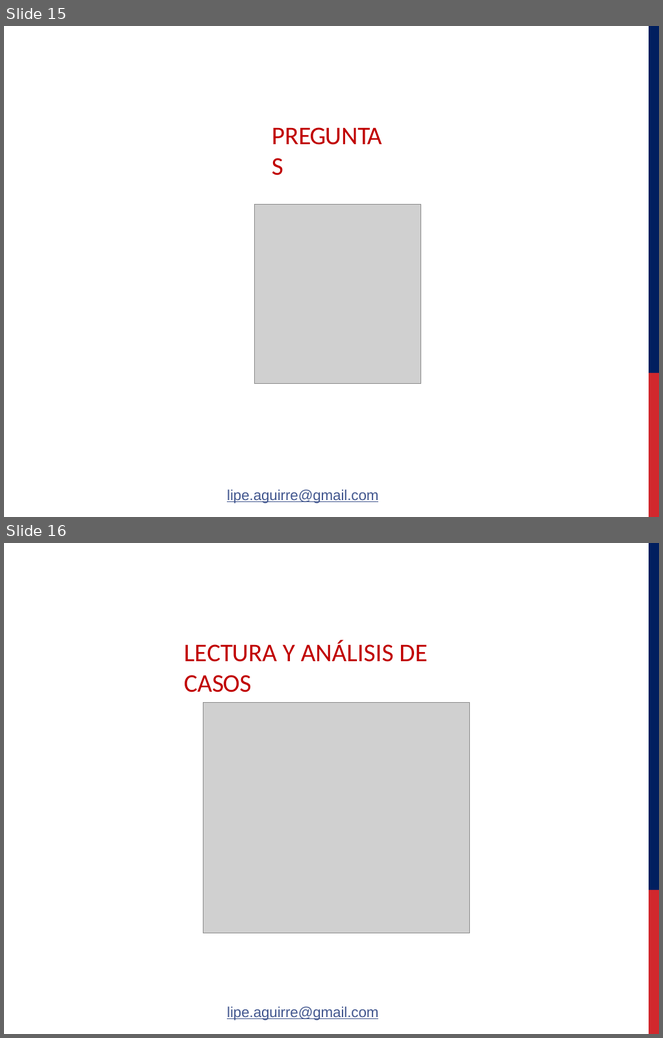
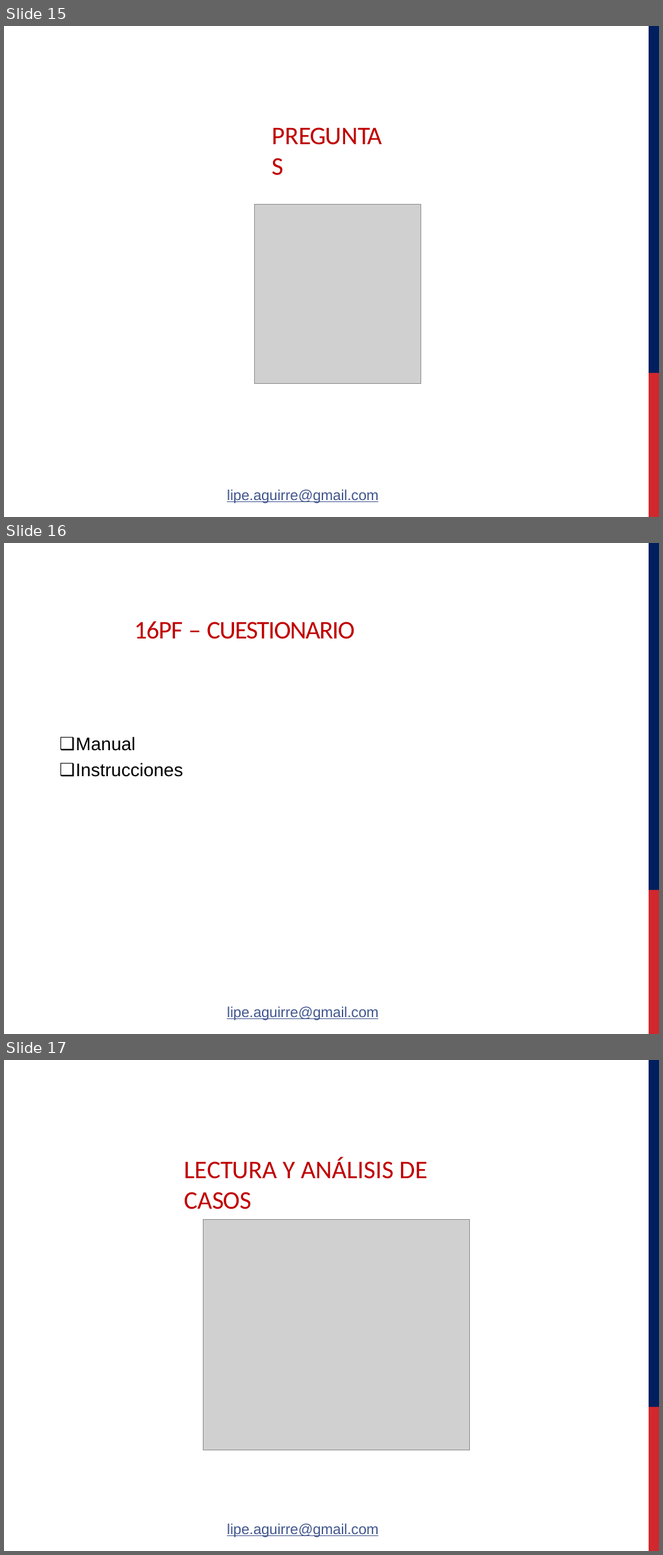
Before and after one commit to felipeaguirre66/FavaloroPerso, a slide deck: Clase 1/Powers/Aguirre - Psicologia de la Personalidad clase Practico 1° 16PF - Lectura de casos - Lic Sanchez Sanda.pptx. Shown one above the other, each under a label of ours: slides 15 and 16 before the commit, slides 15, 16 and 17 after it. The pictures are 663x1038 and 663x1555 pixels, drawn with LibreOffice and Linux fonts; fonts in the diff are those of the drawing; grey boxes stand for pictures; background and template pictures are left out. Boxes give left, top, right and bottom in pixels: in the first picture for what was removed or moved away, otherwise in the second. Text is boxed around its words. In the diff, an @@ line names an element or a change of style, - is before the commit and + after.

```diff
--- a/Clase 1/Powers/Aguirre - Psicologia de la Personalidad clase Practico 1° 16PF - Lectura de casos - Lic Sanchez Sanda.pptx
+++ b/Clase 1/Powers/Aguirre - Psicologia de la Personalidad clase Practico 1° 16PF - Lectura de casos - Lic Sanchez Sanda.pptx
@@ slide 16 added at [4,543,659,1034], background #FFFFFF; not listed: 2 template elements that a slide beside it also shows @@
@@ title added at [134,621,354,639], 28 pt, text #C00000 @@
+16PF – CUESTIONARIO
@@ text added at [76,737,183,777], 20 pt, text #000000 @@
+❑ Manual
+❑ Instrucciones
@@ text added at [227,1006,378,1021], 16 pt, text #41568E, underline @@
+lipe.aguirre@gmail.com
@@ what was slide 16 is now slide 17 @@
```
Also in this commit, not shown: 2 slides changed, 1 other slide added, 3 other files.
